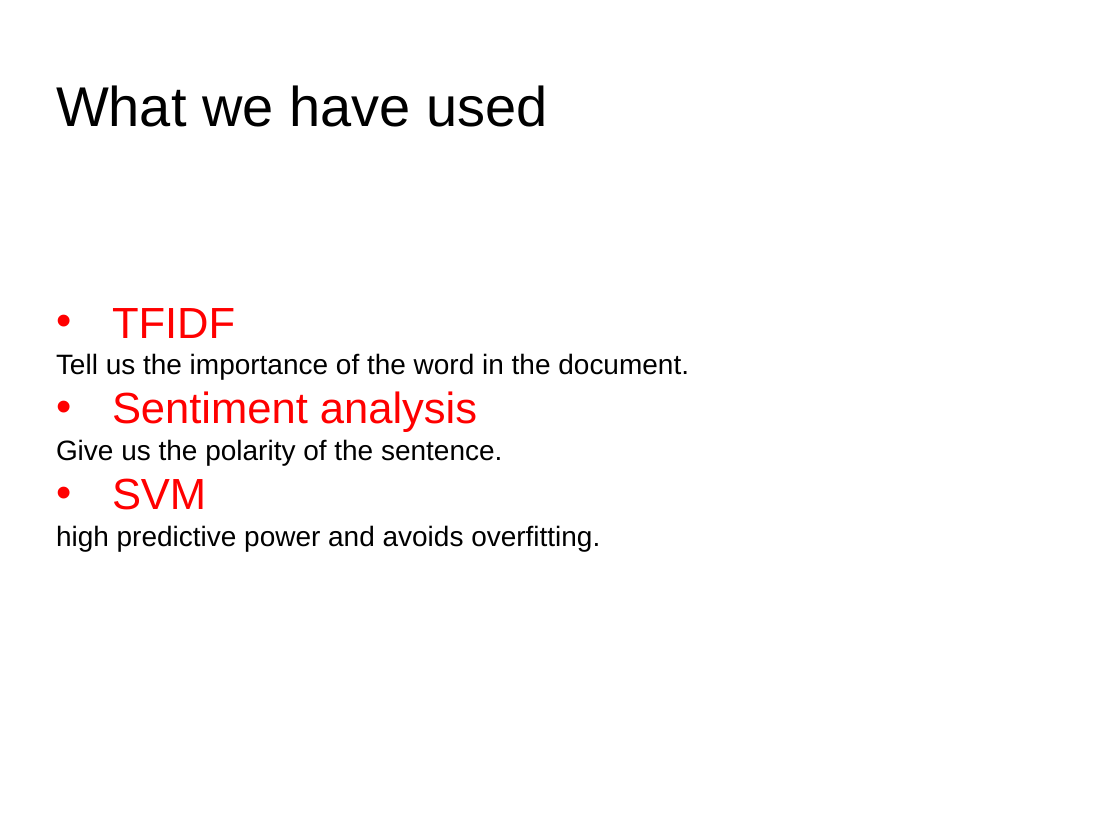
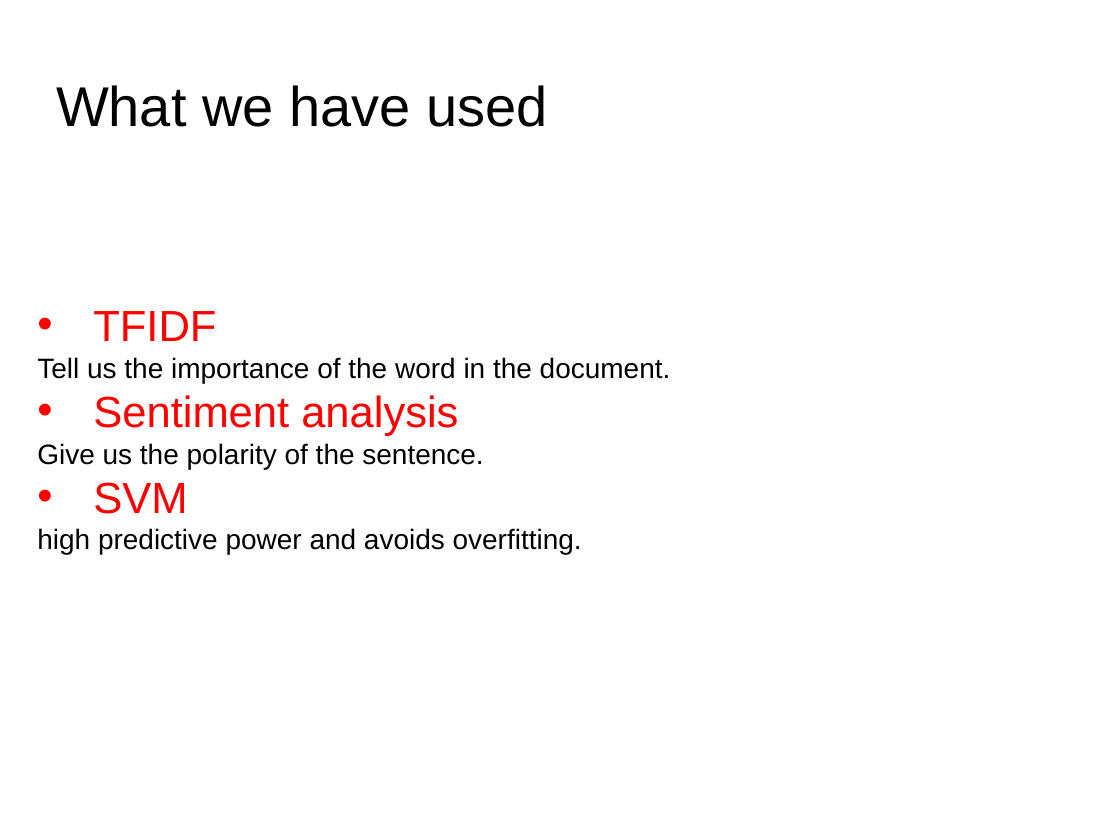
Before and after one commit to DevJohnIbrahim/SSM-GP, a slide deck: slide 13 of SDD/SDD.pptx (slide 11 before the commit). Drawn at 1120x840 pixels with LibreOffice and Linux fonts; fonts in the diff are those of the drawing. Boxes give left, top, right and bottom in pixels: in the first picture for what was removed or moved away, otherwise in the second. Text is boxed around its words. In the diff, an @@ line names an element or a change of style, - is before the commit and + after.

```diff
--- a/SDD/SDD.pptx
+++ b/SDD/SDD.pptx
@@ subtitle "TFIDF": place and size @@
-subtitle "TFIDF" at <box>56,308,689,551</box>
+subtitle "TFIDF" at <box>37,311,671,555</box>
```
Also in this commit, not shown: 1 other slide changed, 4 slides added, 1 slide removed.
